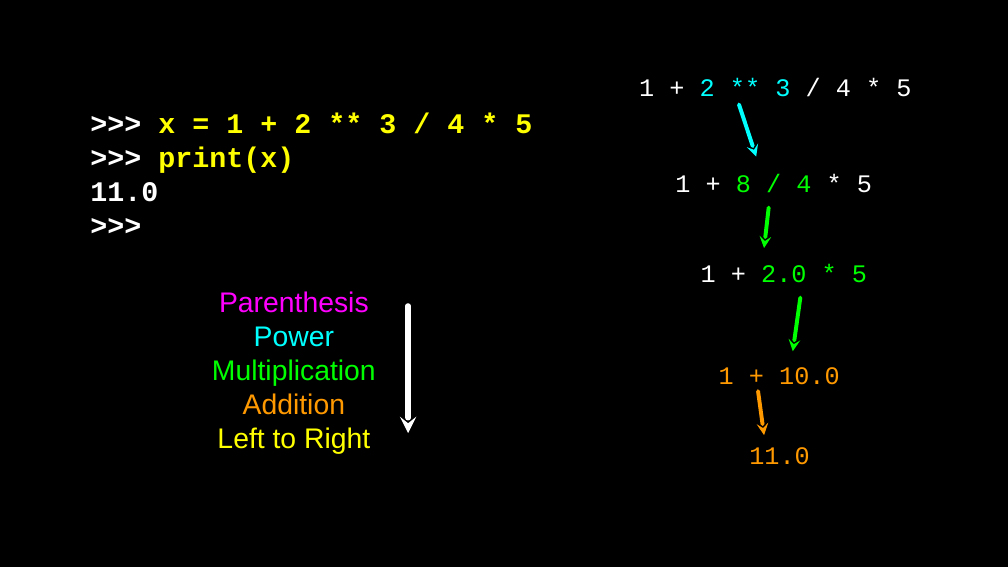
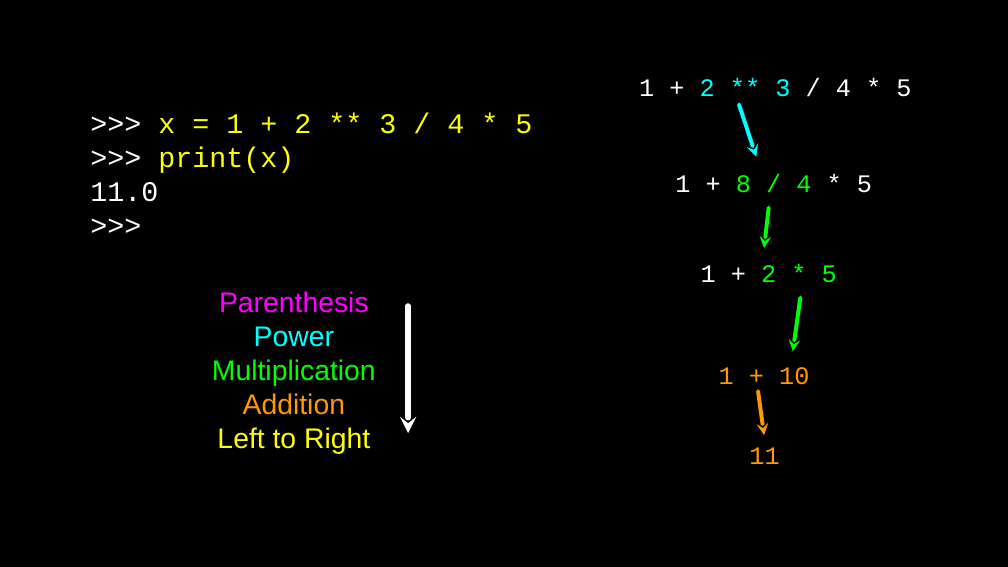
Before and after one commit to csev/py4e, a slide deck: slide 20 of lectures3/Pythonlearn-02-Expressions.pptx. Drawn at 1008x567 pixels with LibreOffice and Linux fonts; fonts in the diff are those of the drawing. Boxes give left, top, right and bottom in pixels: in the first picture for what was removed or moved away, otherwise in the second. Text is boxed around its words. In the diff, an @@ line names an element or a change of style, - is before the commit and + after.

```diff
--- a/lectures3/Pythonlearn-02-Expressions.pptx
+++ b/lectures3/Pythonlearn-02-Expressions.pptx
@@ text ">>> x = 1 + ..." at <box>90,114,532,202</box>: bold off @@
@@ text at <box>701,265,837,283</box>: text changed @@
-1 + 2.0 * 5
+1 + 2 * 5
@@ text at <box>719,367,809,385</box>: text changed @@
-1 + 10.0
+1 + 10
@@ text at <box>749,447,779,464</box>: text changed @@
-11.0
+11
```
Also in this commit, not shown: 25 other slides changed, 1 slide added, 2 other files.
